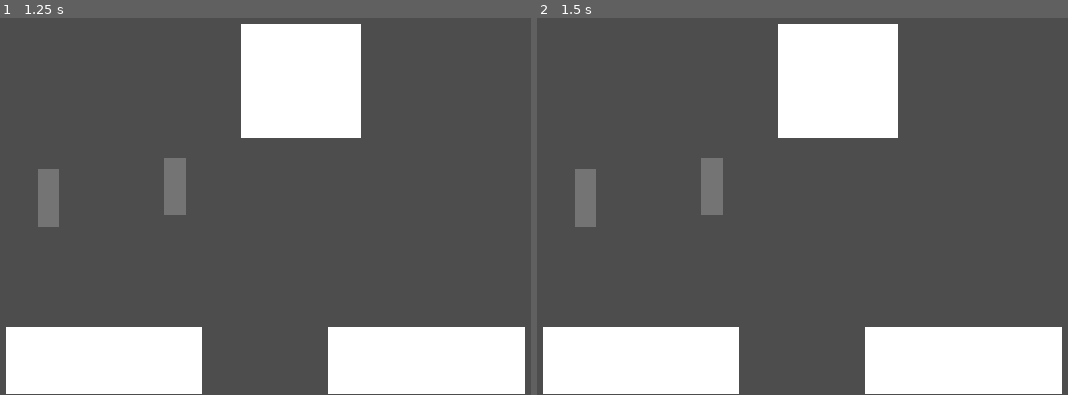
Above: before the commit, frames 1-2 (left to right).
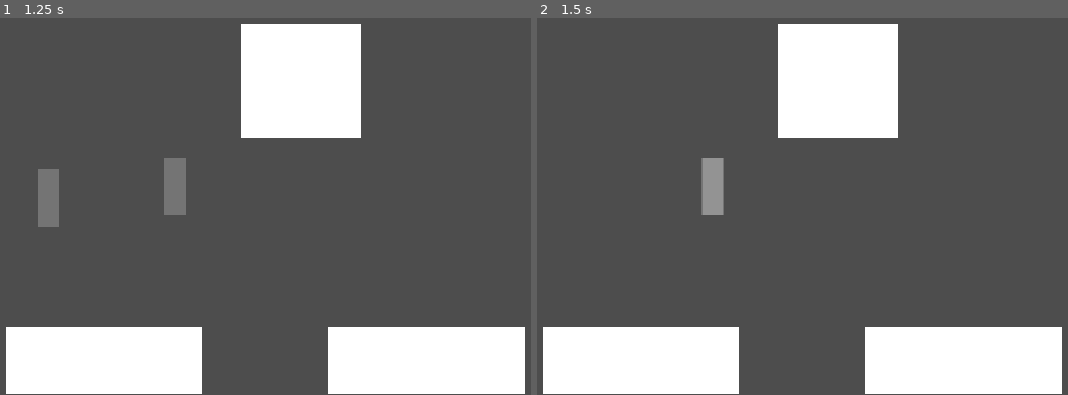
Above: after the commit, the same moments.

Repository: ThePT5/GodotTest
Game: Godot game, scene res://MainGame.tscn
The game is run twice, just before and just after one commit, with the same random seed, the same clock (stepped at 60 frames per second) and the same inputs.
Inputs (mouse positions are in pixels of both pictures, inside the frame that each line leads up to):
- Up to frame 1 (1.25 s): tap Enter at 0.5 s; move the mouse to (47, 198) at 0.52 s; click (47, 198) at 0.6 s
- Up to frame 2 (1.5 s): tap Space at 1.25 s; move the mouse to (712, 187) at 1.27 s; click (712, 187) at 1.35 s

Frame 1 is identical in both runs. In frame 2, 1.2% of the frame differs, in the area x 7-36%, y 37-56%.

Commit message:
idk

Diff:
--- a/test/MainGame.tscn
+++ b/test/MainGame.tscn
@@ -24,8 +24,5 @@
 [node name="PlayerManager" parent="." unique_id=50518118 instance=ExtResource("4_bqqt8")]
 position = Vector2(157, 689)
 
-[node name="PlayerManager2" parent="." unique_id=379239426 instance=ExtResource("4_bqqt8")]
-position = Vector2(474, 435)
-
 [node name="RigidBody2D2" parent="." unique_id=309692144 instance=ExtResource("3_ws5ob")]
 position = Vector2(413, 347)
--- a/test/PlayerManager.tscn
+++ b/test/PlayerManager.tscn
@@ -12,3 +12,4 @@
 shape = SubResource("RectangleShape2D_tgk2l")
 
 [connection signal="body_entered" from="." to="." method="_on_body_entered"]
+[connection signal="body_exited" from="." to="." method="_on_body_exited"]
--- a/test/player_manager.gd
+++ b/test/player_manager.gd
@@ -2,6 +2,7 @@
 extends Area2D
 
 var selectedObject
+var exited = false
 var leftMouseButtonState = false
 
 func _process(delta: float) -> void:
@@ -11,10 +12,17 @@
 	elif Input.is_mouse_button_pressed(MOUSE_BUTTON_LEFT):
 		leftMouseButtonState = true
 		selectedObject.position = self.position
-	elif Input.is_action_just_released("LEFT_MOUSE_BUTTON"):
+	elif Input.is_action_just_released("LEFT_MOUSE_BUTTON") and exited:
+		print("Real")
 		leftMouseButtonState = false
 		selectedObject = null
 
 func _on_body_entered(body: Node2D) -> void:
+	print("Hi")
 	if leftMouseButtonState == false:
+		exited = false
 		selectedObject = body
+
+func _on_body_exited(body: Node2D) -> void:
+	print("Bye")
+	exited = true
